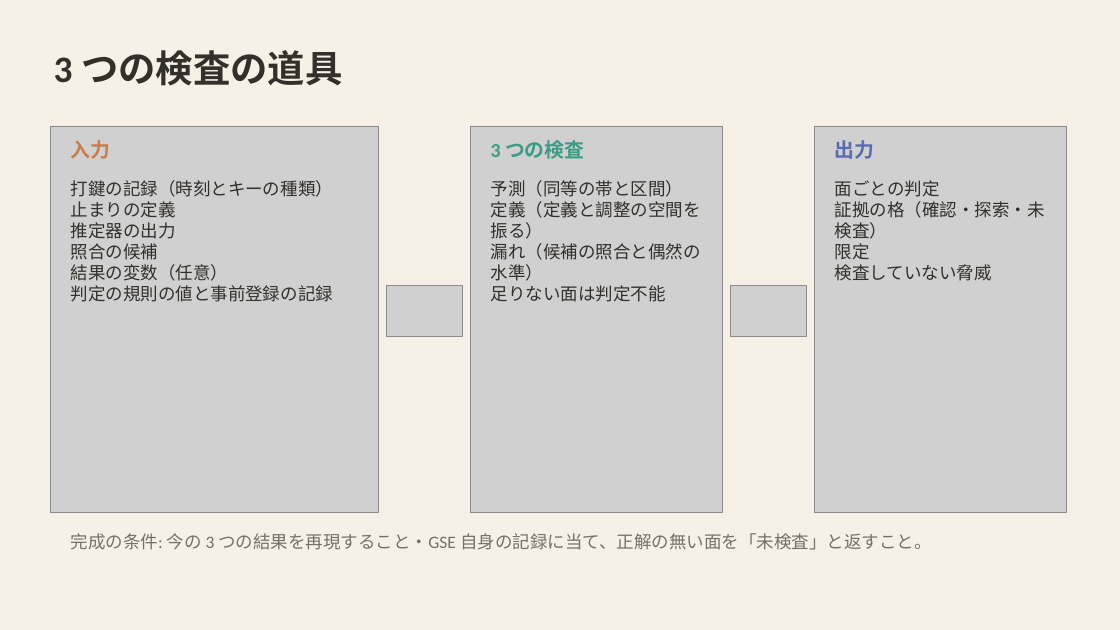
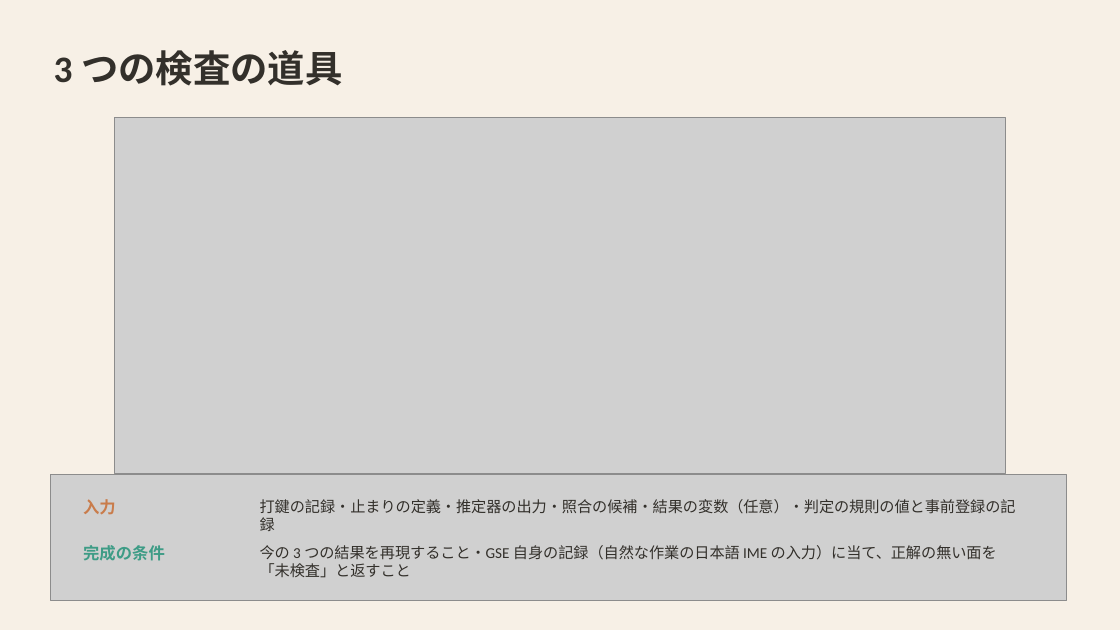
Before and after one commit to mikotomiura/GSE-prototype, a slide deck: slide 24 of docs/slides/project-overview/GSE_project_tech.pptx (slide 20 before the commit). Drawn at 1120x630 pixels with LibreOffice and Linux fonts; fonts in the diff are those of the drawing; grey boxes stand for pictures. Boxes give left, top, right and bottom in pixels: in the first picture for what was removed or moved away, otherwise in the second. Text is boxed around its words. In the diff, an @@ line names an element or a change of style, - is before the commit and + after.

```diff
--- a/docs/slides/project-overview/GSE_project_tech.pptx
+++ b/docs/slides/project-overview/GSE_project_tech.pptx
@@ picture: place and size @@
-picture at bbox=[50, 126, 378, 513]
+picture at bbox=[115, 118, 1006, 474]
@@ picture removed at bbox=[471, 126, 723, 513] @@
@@ text removed at bbox=[491, 140, 584, 159] @@
-3 つの検査
@@ picture removed at bbox=[815, 126, 1067, 513] @@
@@ text removed at bbox=[835, 140, 875, 159] @@
-出力
@@ text removed at bbox=[491, 180, 701, 302] @@
-予測（同等の帯と区間）
-定義（定義と調整の空間を振る）
-漏れ（候補の照合と偶然の水準）
-足りない面は判定不能
@@ text removed at bbox=[835, 180, 1045, 281] @@
-面ごとの判定
-証拠の格（確認・探索・未検査）
-限定
-検査していない脅威
@@ picture removed at bbox=[386, 286, 462, 336] @@
@@ picture removed at bbox=[731, 286, 807, 336] @@
@@ picture added at bbox=[50, 475, 1067, 601] @@
@@ text "入力": place and size @@
-text "入力" at bbox=[71, 140, 111, 159]
+text "入力" at bbox=[83, 499, 116, 515]
@@ text "入力" at bbox=[83, 499, 116, 515]: size 17 to 14 pt @@
@@ text at bbox=[260, 499, 1016, 531]: text changed; size 15 to 13 pt @@
-打鍵の記録（時刻とキーの種類）
-止まりの定義
-推定器の出力
-照合の候補
-結果の変数（任意）
-判定の規則の値と事前登録の記録
+打鍵の記録・止まりの定義・推定器の出力・照合の候補・結果の変数（任意）・判定の規則の値と事前登録の記録
@@ text added at bbox=[83, 545, 165, 561], 14 pt, text #3E9C86, bold @@
+完成の条件
@@ text at bbox=[260, 545, 997, 578]: text changed; size 15 to 13 pt; text colour #74706A to #33302B @@
-完成の条件: 今の 3 つの結果を再現すること・GSE 自身の記録に当て、正解の無い面を「未検査」と返すこと。
+今の 3 つの結果を再現すること・GSE 自身の記録（自然な作業の日本語 IME の入力）に当て、正解の無い面を「未検査」と返すこと
```
Also in this commit, not shown: 11 other slides changed, 10 slides added, 3 slides removed, 20 other files.
